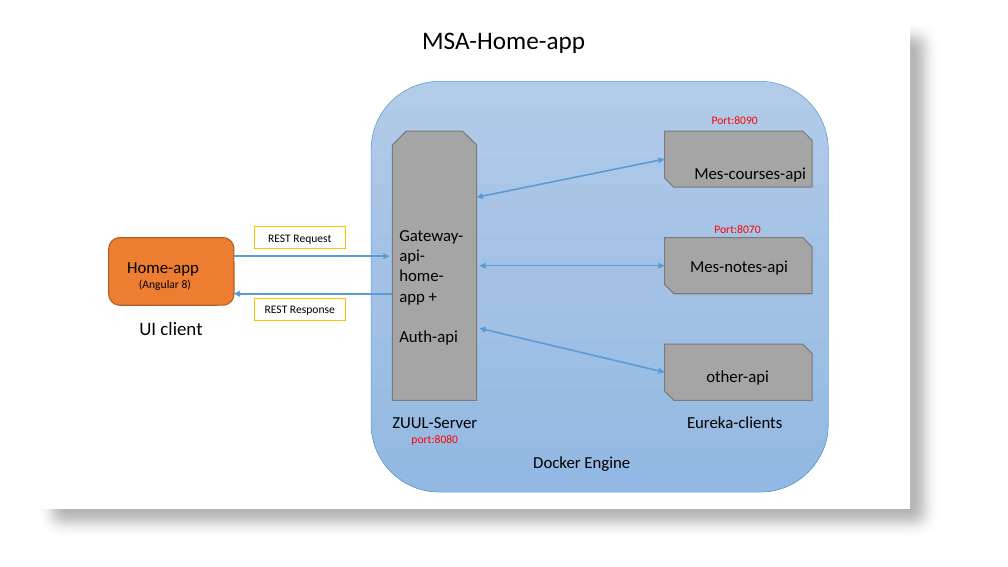
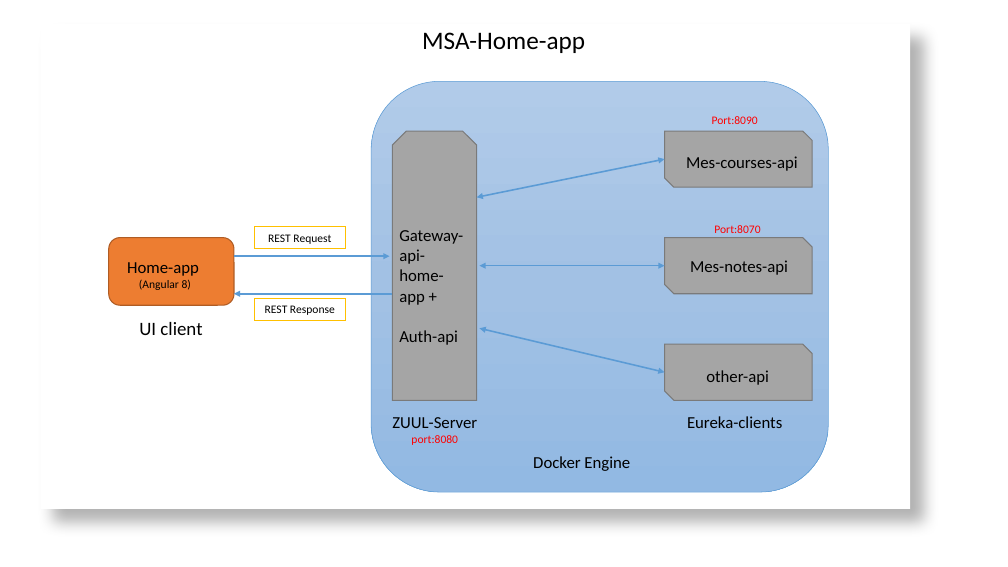
Before and after one commit to ychafia/MSA-HOME-APP, a slide deck: slide 2 of MSA-HOME-APP.pptx (slide 1 before the commit). Drawn at 1008x567 pixels with LibreOffice and Linux fonts; fonts in the diff are those of the drawing. Boxes give left, top, right and bottom in pixels: in the first picture for what was removed or moved away, otherwise in the second. Text is boxed around its words. In the diff, an @@ line names an element or a change of style, - is before the commit and + after.

```diff
--- a/MSA-HOME-APP.pptx
+++ b/MSA-HOME-APP.pptx
@@ text "Mes-courses-api": place and size @@
-text "Mes-courses-api" at <box>694,167,806,182</box>
+text "Mes-courses-api" at <box>686,156,798,171</box>
```
Also in this commit, not shown: 1 slide added, 1 other file.
